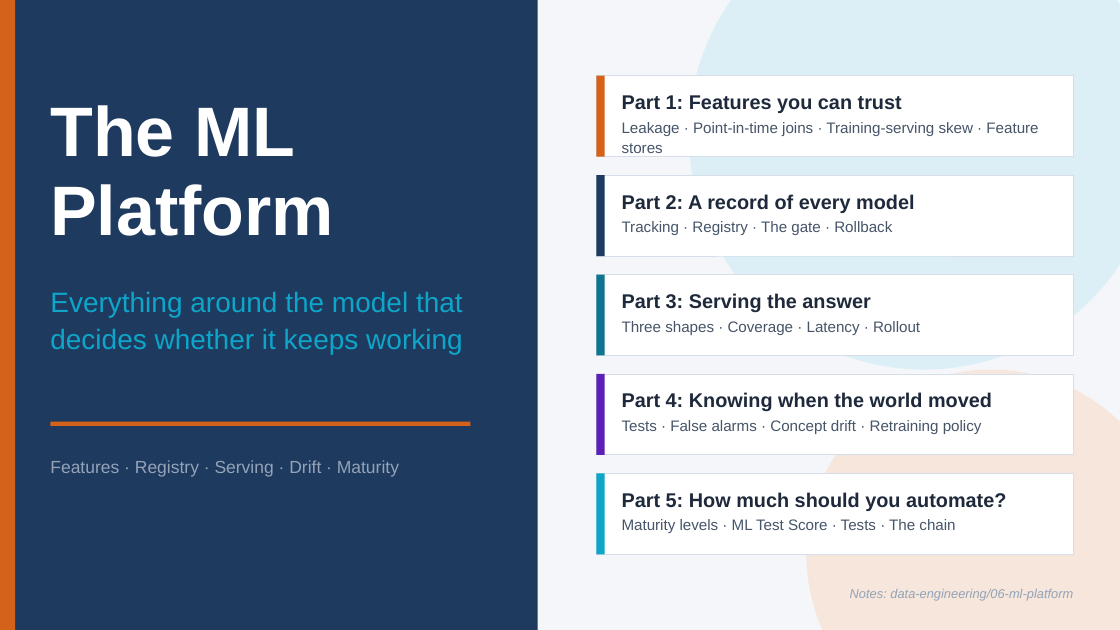
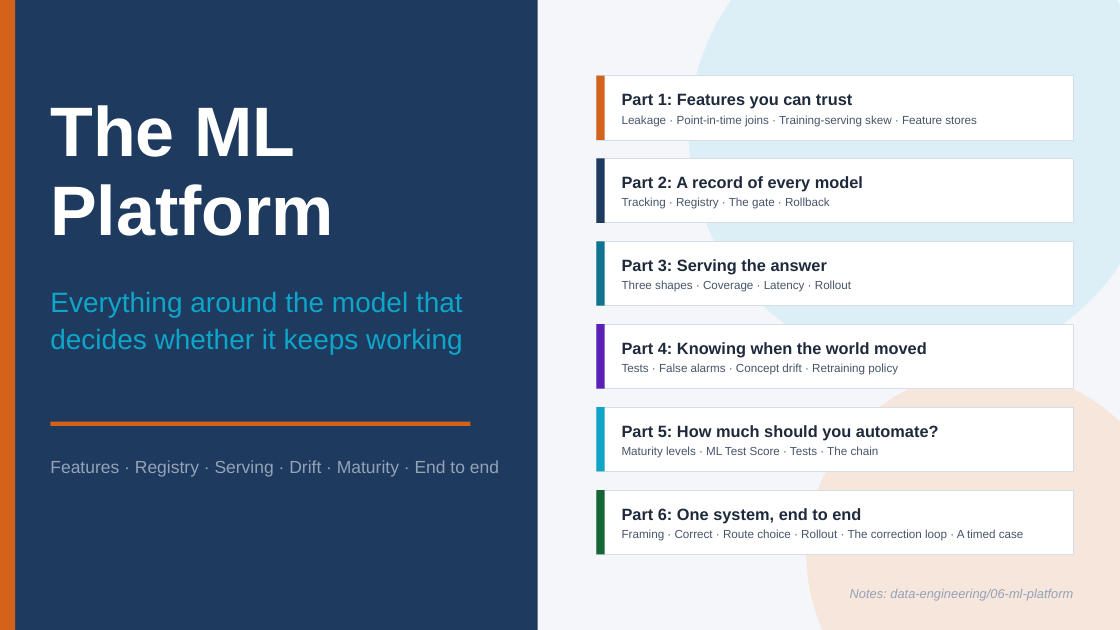
Before and after one commit to ramseywise/learn-ai-engineering, a slide deck: slide 1 of data-engineering/06-ml-platform/slides/ml-platform.pptx. Drawn at 1120x630 pixels with LibreOffice and Linux fonts; fonts in the diff are those of the drawing. Boxes give left, top, right and bottom in pixels: in the first picture for what was removed or moved away, otherwise in the second. Text is boxed around its words. In the diff, an @@ line names an element or a change of style, - is before the commit and + after.

```diff
--- a/data-engineering/06-ml-platform/slides/ml-platform.pptx
+++ b/data-engineering/06-ml-platform/slides/ml-platform.pptx
@@ rectangle: place and size @@
-rectangle at (597,76,1074,156)
+rectangle at (597,76,1074,140)
@@ rectangle: place and size @@
-rectangle at (597,76,605,156)
+rectangle at (597,76,605,140)
@@ rectangle: place and size @@
-rectangle at (597,175,1074,255)
+rectangle at (597,159,1074,223)
@@ rectangle: place and size @@
-rectangle at (597,175,605,255)
+rectangle at (597,159,605,223)
@@ text "Part 2: A record of ...": place and size @@
-text "Part 2: A record of ..." at (622,194,914,213)
+text "Part 2: A record of ..." at (622,176,863,192)
@@ text "Tracking · Registry · The ...": place and size @@
-text "Tracking · Registry · The ..." at (622,221,892,235)
+text "Tracking · Registry · The ..." at (622,197,830,209)
@@ rectangle: place and size @@
-rectangle at (597,275,1074,355)
+rectangle at (597,241,1074,306)
@@ rectangle: place and size @@
-rectangle at (597,275,605,355)
+rectangle at (597,241,605,306)
@@ text "Part 3: Serving the answer": place and size @@
-text "Part 3: Serving the answer" at (622,293,870,312)
+text "Part 3: Serving the answer" at (622,259,827,275)
@@ text "Three shapes · Coverage · ...": place and size @@
-text "Three shapes · Coverage · ..." at (622,321,920,335)
+text "Three shapes · Coverage · ..." at (622,280,851,292)
@@ rectangle: place and size @@
-rectangle at (597,374,1074,455)
+rectangle at (597,324,1074,389)
@@ rectangle: place and size @@
-rectangle at (597,374,605,455)
+rectangle at (597,324,605,389)
@@ text "Part 4: Knowing when the ...": place and size @@
-text "Part 4: Knowing when the ..." at (622,392,992,412)
+text "Part 4: Knowing when the ..." at (622,342,927,357)
@@ text "Tests · False alarms · ...": place and size @@
-text "Tests · False alarms · ..." at (622,420,982,434)
+text "Tests · False alarms · ..." at (622,363,898,375)
@@ rectangle: place and size @@
-rectangle at (597,474,1074,555)
+rectangle at (597,408,1074,472)
@@ rectangle: place and size @@
-rectangle at (597,474,605,555)
+rectangle at (597,408,605,472)
@@ size 17 to 14 pt in 5 elements at (622,93,852,109), (622,176,863,192), (622,259,827,275), (622,342,927,357), (622,425,939,440) @@
@@ text "Part 5: How much should ...": place and size @@
-text "Part 5: How much should ..." at (622,492,1006,511)
+text "Part 5: How much should ..." at (622,425,939,440)
@@ size 13 to 10 pt in 5 elements at (622,115,977,127), (622,197,830,209), (622,280,851,292), (622,363,898,375), (622,446,879,458) @@
@@ text "Maturity levels · ML Test ...": place and size @@
-text "Maturity levels · ML Test ..." at (622,519,955,533)
+text "Maturity levels · ML Test ..." at (622,446,879,458)
@@ text at (50,460,499,477): text changed @@
-Features · Registry · Serving · Drift · Maturity
+Features · Registry · Serving · Drift · Maturity · End to end
@@ rectangle added at (597,490,1074,555), fill #FFFFFF, outline #D5DEEA 0.75 pt @@
@@ rectangle added at (597,490,605,555), fill #166534 @@
@@ text added at (622,508,861,523), 14 pt, text #1E293B, bold @@
+Part 6: One system, end to end
@@ text added at (622,529,1024,541), 10 pt, text #475569 @@
+Framing · Correct · Route choice · Rollout · The correction loop · A timed case
```
Also in this commit, not shown: 2 other slides changed, 6 slides added, 38 other files.
